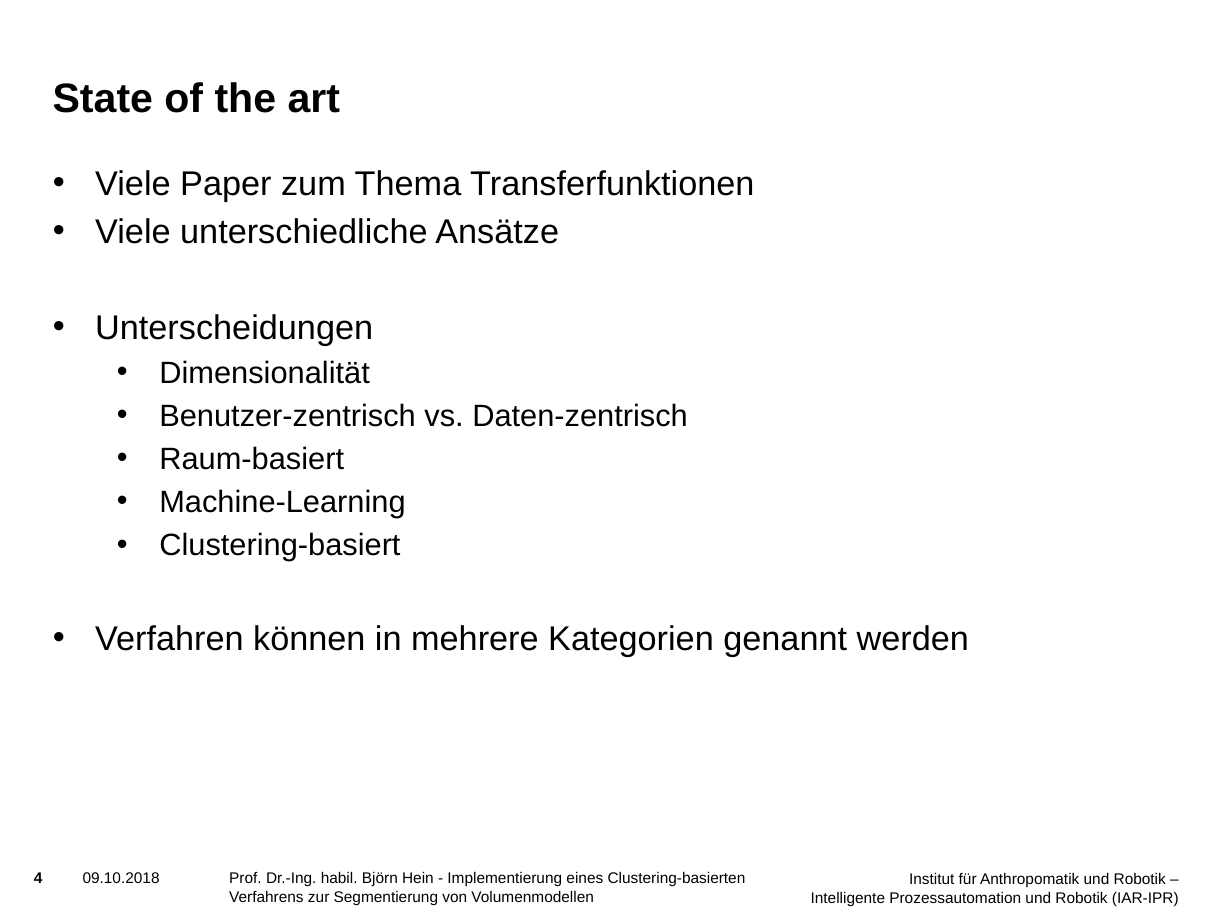
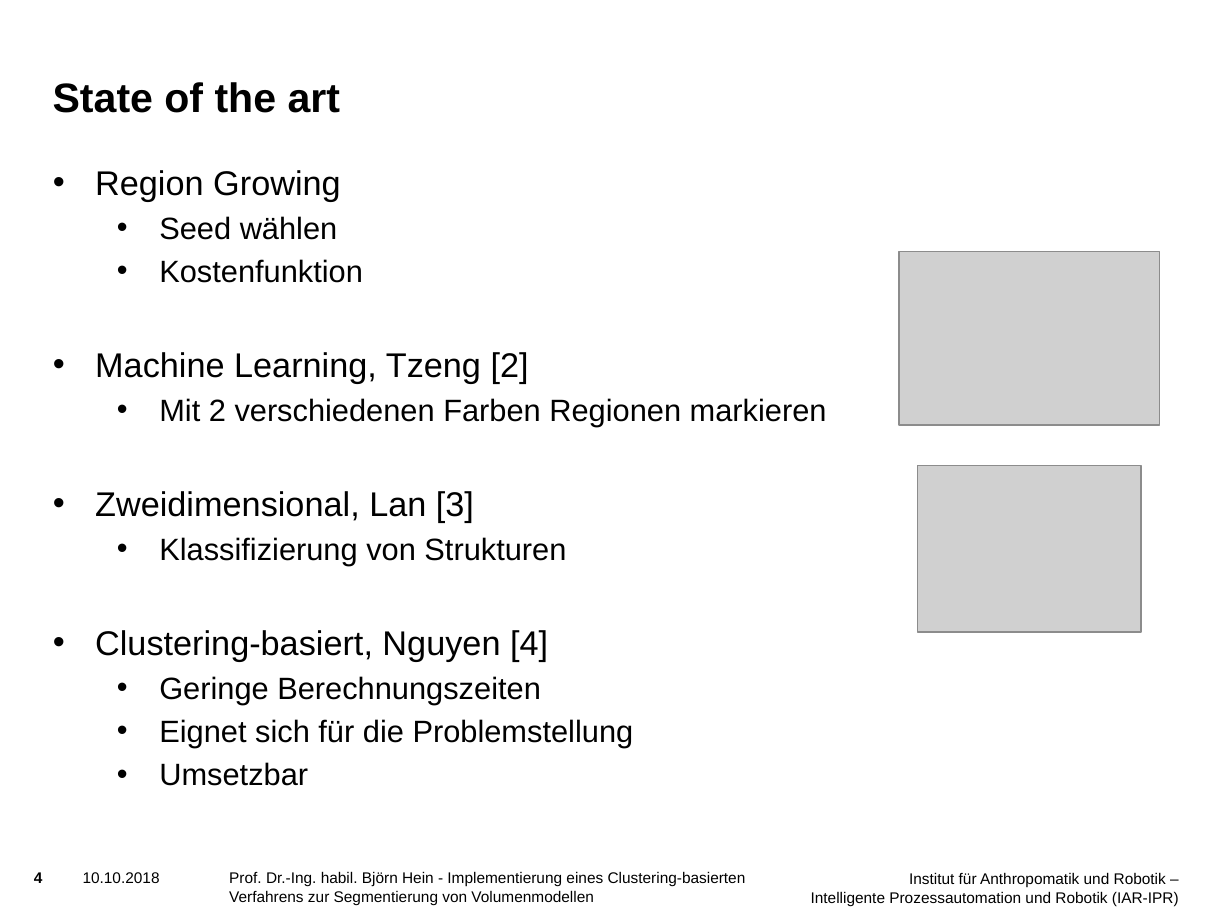
Before and after one commit to SchiriSchaf/Bachelorarbeit, a slide deck: slide 4 of Vortrag/Präsentation.pptx. Drawn at 1232x924 pixels with LibreOffice and Linux fonts; fonts in the diff are those of the drawing; grey boxes stand for pictures; background and template pictures are left out. Boxes give left, top, right and bottom in pixels: in the first picture for what was removed or moved away, otherwise in the second. Text is boxed around its words. In the diff, an @@ line names an element or a change of style, - is before the commit and + after.

Commit message:
Präsentation

```diff
--- a/Vortrag/Präsentation.pptx
+++ b/Vortrag/Präsentation.pptx
@@ text at (95,170,827,786): text changed; size 20 to 18 pt @@
-• Viele Paper zum Thema Transferfunktionen
-• Viele unterschiedliche Ansätze
-• Unterscheidungen
-  • Dimensionalität
-  • Benutzer-zentrisch vs. Daten-zentrisch
-  • Raum-basiert
-  • Machine-Learning
-  • Clustering-basiert
-• Verfahren können in mehrere Kategorien genannt werden
+• Region Growing
+  • Seed wählen
+  • Kostenfunktion
+• Machine Learning, Tzeng [2]
+  • Mit 2 verschiedenen Farben Regionen markieren
+• Zweidimensional, Lan [3]
+  • Klassifizierung von Strukturen
+• Clustering-basiert, Nguyen [4]
+  • Geringe Berechnungszeiten
+  • Eignet sich für die Problemstellung
+  • Umsetzbar
@@ picture added at (899,251,1161,425) @@
@@ picture added at (918,466,1141,632) @@
@@ text at (83,872,160,883): text changed @@
-09.10.2018
+10.10.2018
```
Also in this commit, not shown: 22 other slides changed.
